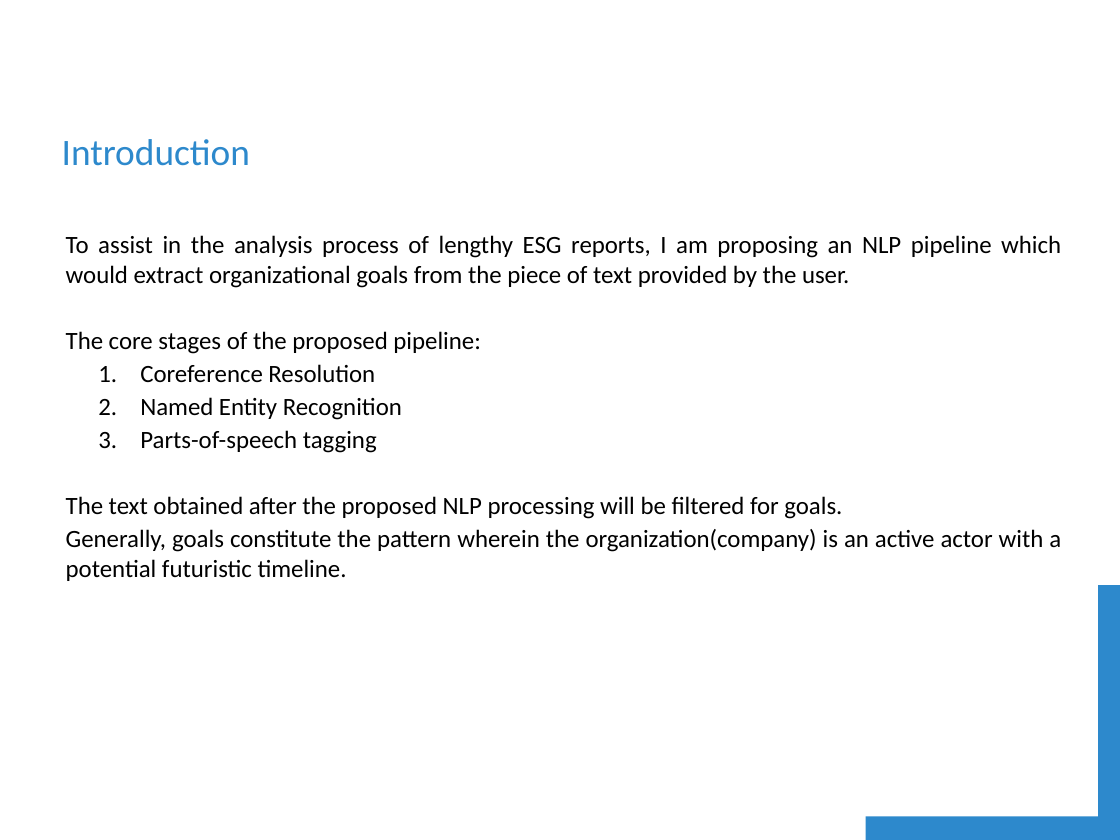
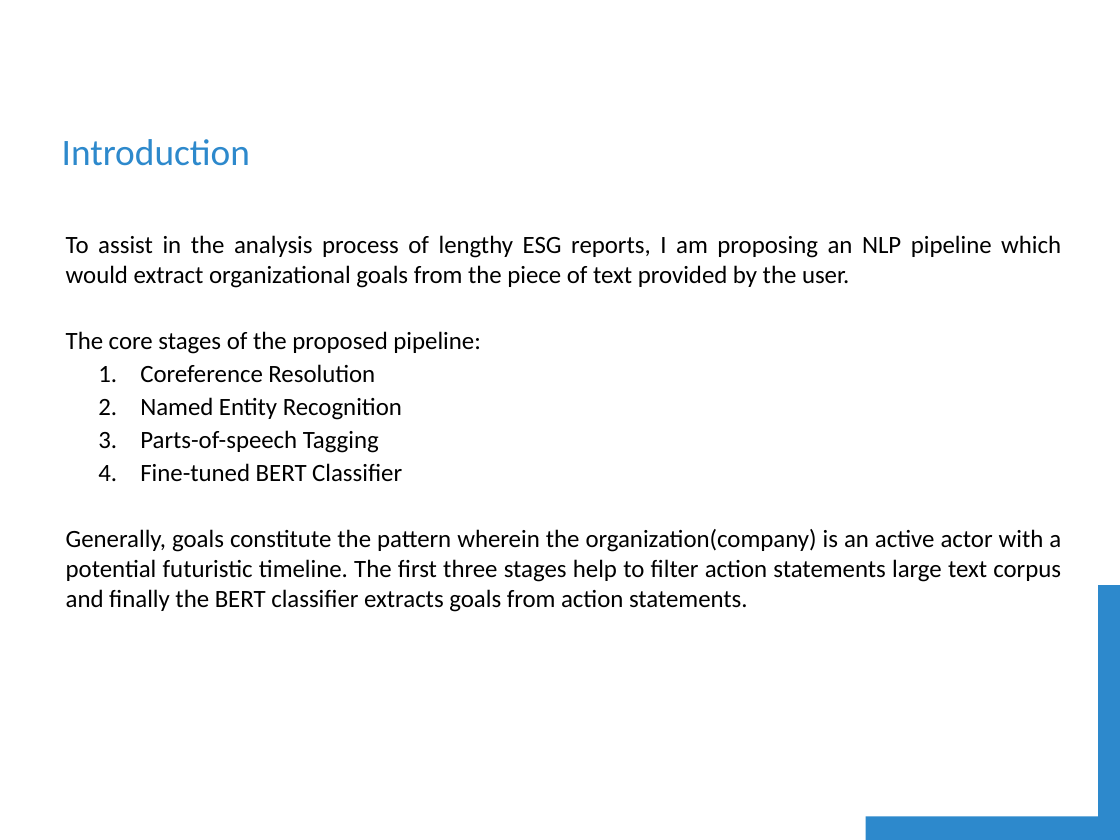
Before and after one commit to shubhamsuryawanshi/goal_extraction, a slide deck: slide 2 of documentation/Presentation.pptx. Drawn at 1120x840 pixels with LibreOffice and Linux fonts; fonts in the diff are those of the drawing; background and template pictures are left out. Boxes give left, top, right and bottom in pixels: in the first picture for what was removed or moved away, otherwise in the second. Text is boxed around its words. In the diff, an @@ line names an element or a change of style, - is before the commit and + after.

Commit message:
updated presentation

```diff
--- a/documentation/Presentation.pptx
+++ b/documentation/Presentation.pptx
@@ text at <box>66,430,1061,612</box>: text changed @@
-  3. Parts-of-speech tagging
-The text obtained after the proposed NLP processing will be filtered for goals.
-Generally, goals constitute the pattern wherein the organization(company) is an active actor with a potential futuristic timeline.
+  3. Parts-of-speech Tagging
+  4. Fine-tuned BERT Classifier
+Generally, goals constitute the pattern wherein the organization(company) is an active actor with a potential futuristic timeline. The first three stages help to filter action statements large text corpus and finally the BERT classifier extracts goals from action statements.
```
Also in this commit, not shown: 2 other slides changed, 1 slide added.
